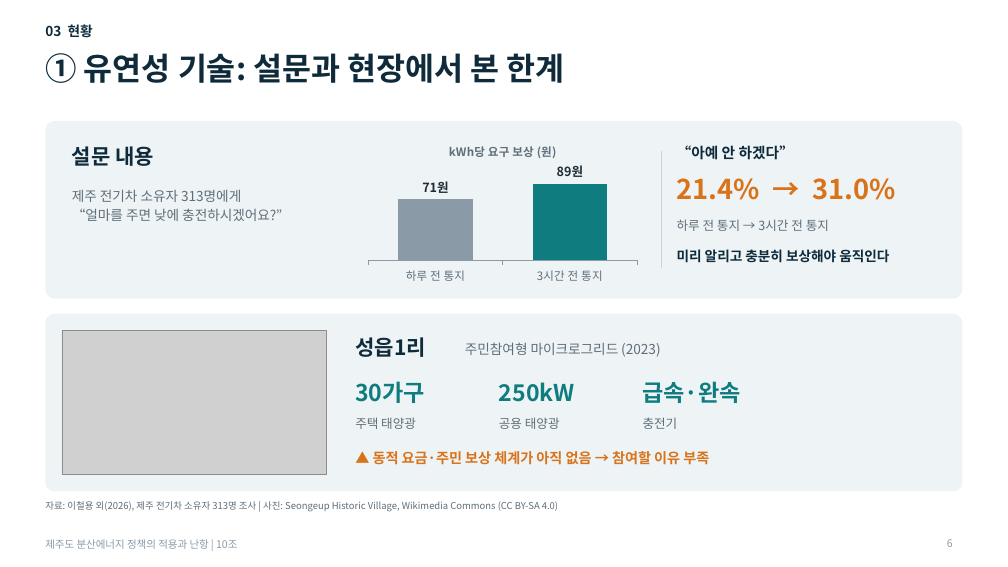
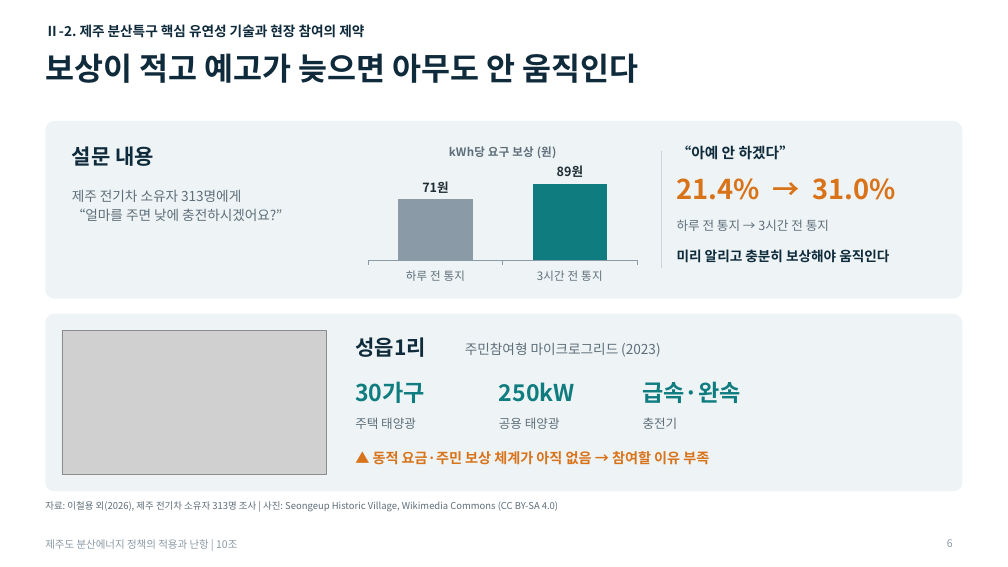
Before and after one commit to a44830300-arch/shaohong, a slide deck: slide 6 of 학업/전기/발표/분산에너지_발표_시안A.pptx. Drawn at 1008x567 pixels with LibreOffice and Linux fonts; fonts in the diff are those of the drawing; grey boxes stand for pictures. Boxes give left, top, right and bottom in pixels: in the first picture for what was removed or moved away, otherwise in the second. Text is boxed around its words. In the diff, an @@ line names an element or a change of style, - is before the commit and + after.

```diff
--- a/학업/전기/발표/분산에너지_발표_시안A.pptx
+++ b/학업/전기/발표/분산에너지_발표_시안A.pptx
@@ text at bbox=[45, 24, 364, 38]: text changed @@
-03 현황
+Ⅱ-2. 제주 분산특구 핵심 유연성 기술과 현장 참여의 제약
@@ title at bbox=[45, 53, 639, 83]: text changed @@
-① 유연성 기술: 설문과 현장에서 본 한계
+보상이 적고 예고가 늦으면 아무도 안 움직인다
```
Also in this commit, not shown: 10 other slides changed, 1 other file.
